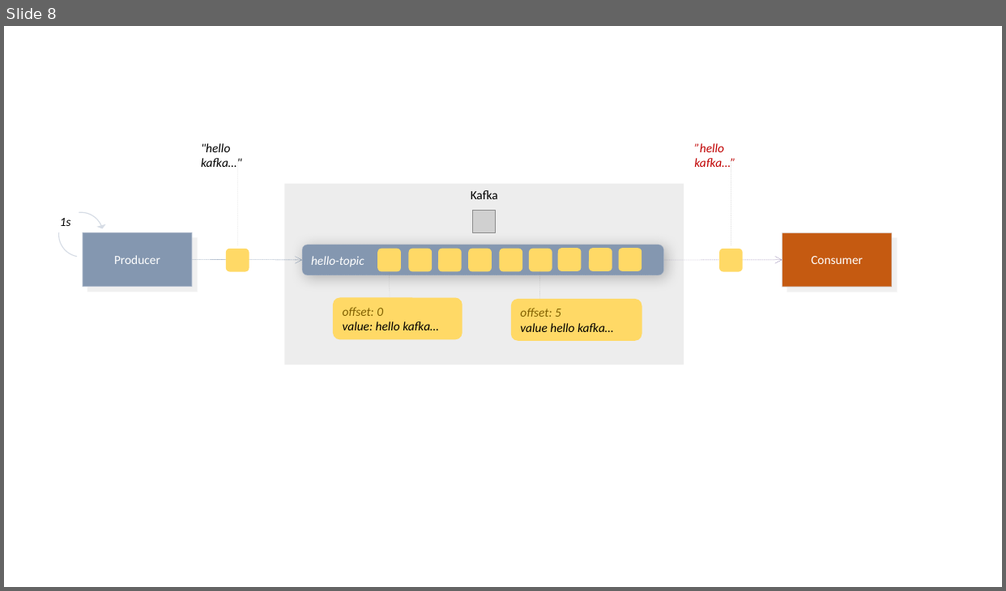
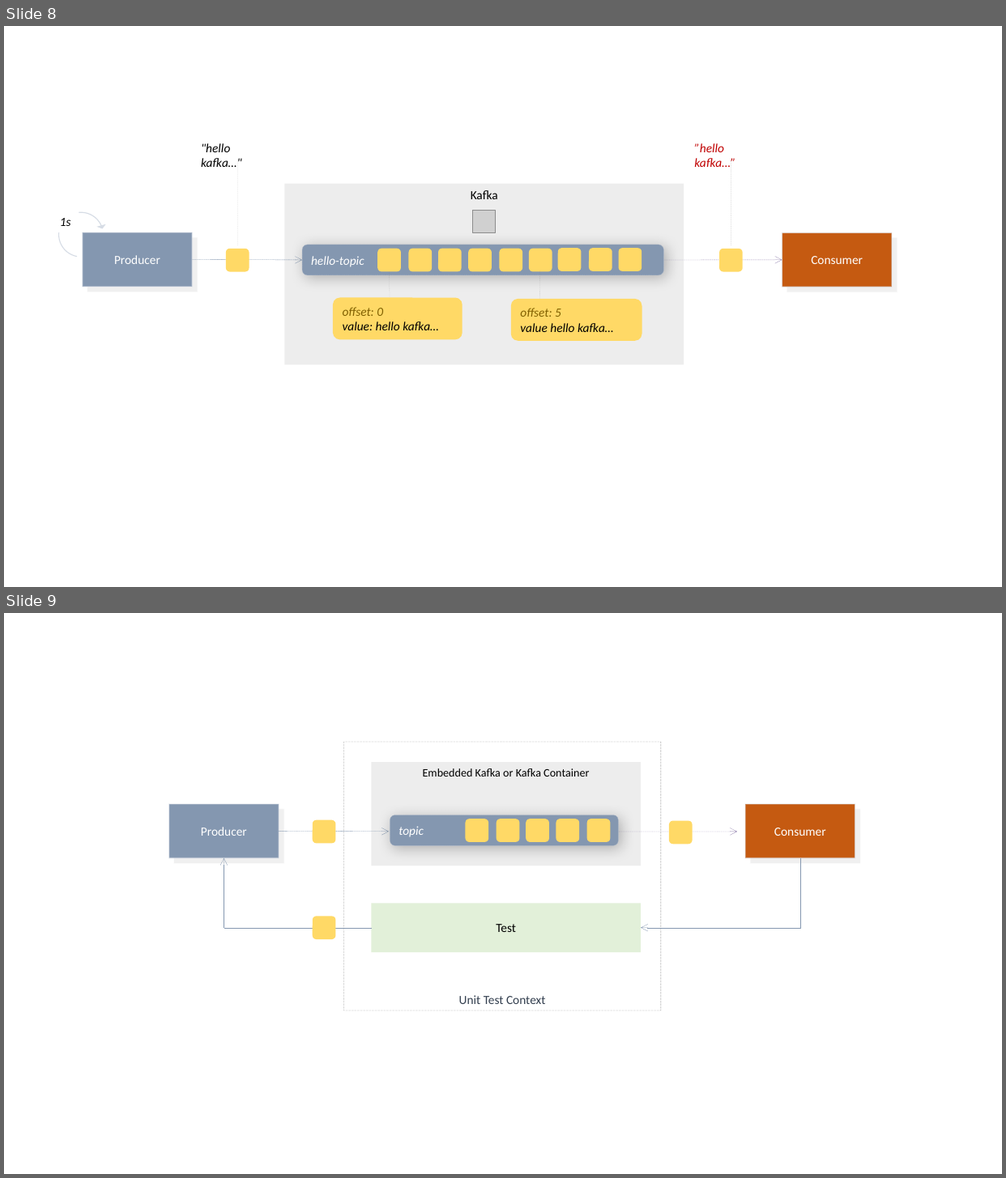
Before and after one commit to thecodemonkey/kafka-microservices, a slide deck: docs/kafka.pptx. Shown one above the other, each under a label of ours: slide 8 before the commit, slides 8 and 9 after it. The pictures are 1006x591 and 1006x1178 pixels, drawn with LibreOffice and Linux fonts; fonts in the diff are those of the drawing; grey boxes stand for pictures; background and template pictures are left out. Boxes give left, top, right and bottom in pixels: in the first picture for what was removed or moved away, otherwise in the second. Text is boxed around its words. In the diff, an @@ line names an element or a change of style, - is before the commit and + after.

Commit message:
unit-tests implemented, documented

```diff
--- a/docs/kafka.pptx
+++ b/docs/kafka.pptx
@@ slide 9 added at <box>4,613,1002,1174</box>, background #FFFFFF @@
@@ rectangle added at <box>344,742,661,1011</box>, outline #000000 0.25 pt dashed, 12 pt, text #333F50 @@
+Unit Test Context
@@ rectangle added at <box>372,762,641,866</box>, fill #EDEDED, 11 pt, text #000000 @@
+Embedded Kafka or Kafka Container
@@ rectangle added at <box>169,804,279,858</box>, fill #8497B0, outline #D6DCE5 1 pt, 12 pt, text #FFFFFF @@
+Producer
@@ rectangle added at <box>745,804,854,858</box>, fill #C55A11, outline #D6DCE5 1 pt, 12 pt, text #FFFFFF @@
+Consumer
@@ rounded rectangle added at <box>313,820,335,844</box>, fill #FFD966 @@
@@ group added at <box>390,815,619,845</box>: 6 rounded rectangles @@
+topic
@@ rounded rectangle added at <box>669,821,692,845</box>, fill #FFD966 @@
@@ arrow added from (279, 832) to (389, 832), #8497B0 0.25 pt dashed @@
@@ arrow added from (619, 832) to (738, 832), #9585B1 0.25 pt dashed @@
@@ elbow arrow added from (372, 928) to (224, 858), #8497B0 0.25 pt dashed @@
@@ elbow arrow added from (800, 858) to (641, 928), #8497B0 0.25 pt dashed @@
@@ rectangle added at <box>372,904,641,953</box>, fill #E2F0D9, 12 pt, text #000000 @@
+Test
@@ rounded rectangle added at <box>313,916,335,939</box>, fill #FFD966 @@
```
Also in this commit, not shown: 18 other files.
